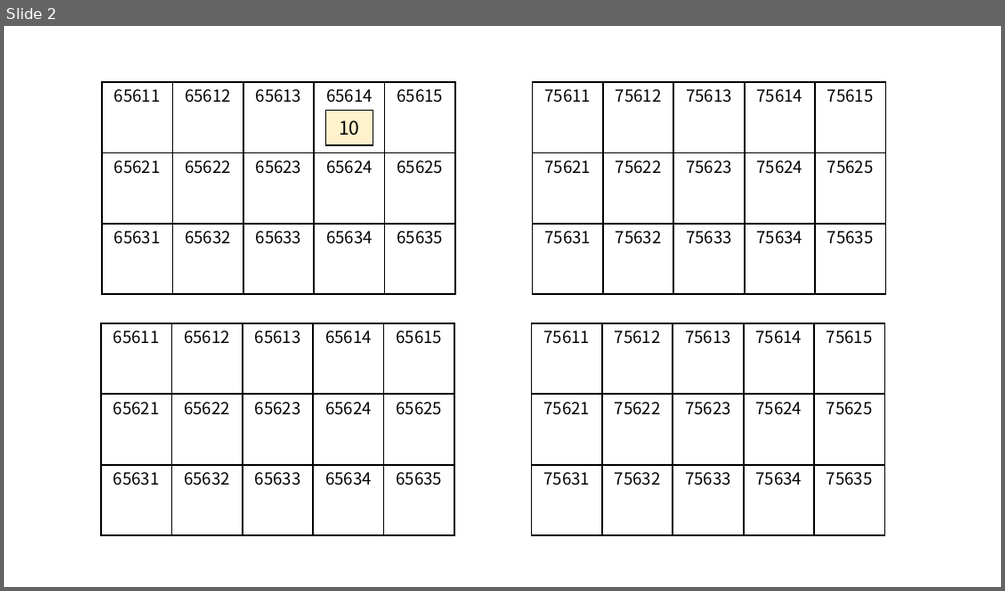
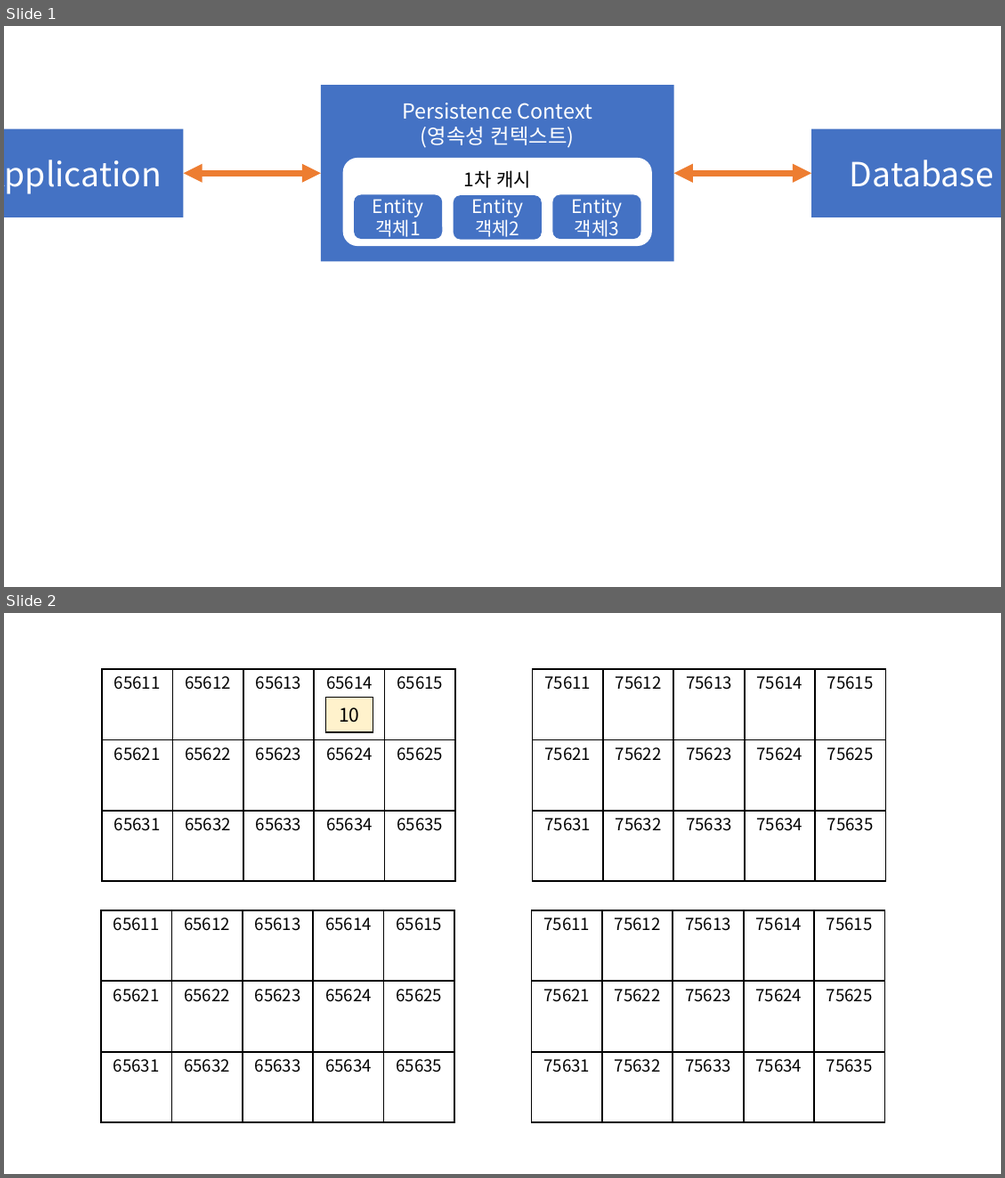
Before and after one commit to ho8566z/daily_log, a slide deck: notion/create_notion_img.pptx. Shown one above the other, each under a label of ours: slide 2 before the commit, slides 1 and 2 after it. The pictures are 1005x591 and 1005x1178 pixels, drawn with LibreOffice and Linux fonts; fonts in the diff are those of the drawing. Boxes give left, top, right and bottom in pixels: in the first picture for what was removed or moved away, otherwise in the second. Text is boxed around its words. In the diff, an @@ line names an element or a change of style, - is before the commit and + after.

```diff
--- a/notion/create_notion_img.pptx
+++ b/notion/create_notion_img.pptx
@@ slide 1 added at [4, 26, 1001, 587], background #FFFFFF @@
@@ rectangle added at [321, 85, 674, 262], fill #4472C4, 20 pt, text #FFFFFF @@
+Persistence Context
+(영속성 컨텍스트)
@@ rectangle added at [4, 129, 184, 217], fill #4472C4, 32 pt, text #FFFFFF @@
+Application
@@ rectangle added at [811, 129, 1001, 217], fill #4472C4, 32 pt, text #FFFFFF @@
+Database
@@ rounded rectangle added at [343, 158, 652, 246], fill #FFFFFF, 18 pt, text #000000 @@
+1차 캐시
@@ double arrow added from (184, 174) to (321, 174), #ED7D31 6 pt @@
@@ double arrow added from (674, 174) to (811, 174), #ED7D31 6 pt @@
@@ rounded rectangle added at [354, 195, 442, 239], fill #4472C4, 18 pt, text #FFFFFF @@
+Entity 객체1
@@ rounded rectangle added at [453, 195, 542, 239], fill #4472C4, 18 pt, text #FFFFFF @@
+Entity 객체2
@@ rounded rectangle added at [553, 195, 641, 239], fill #4472C4, 18 pt, text #FFFFFF @@
+Entity 객체3
```
Also in this commit, not shown: 1 slide removed, 10 other files.
